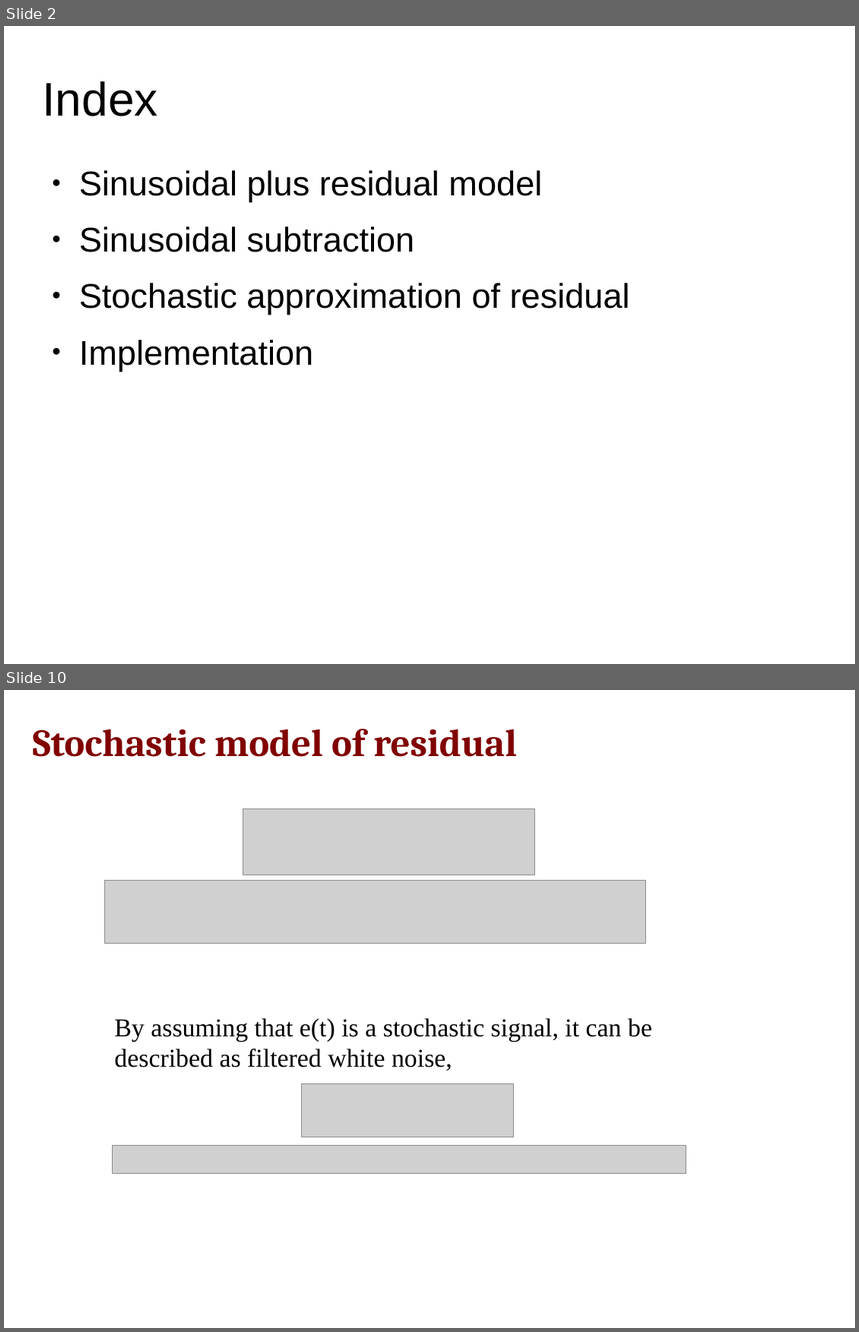
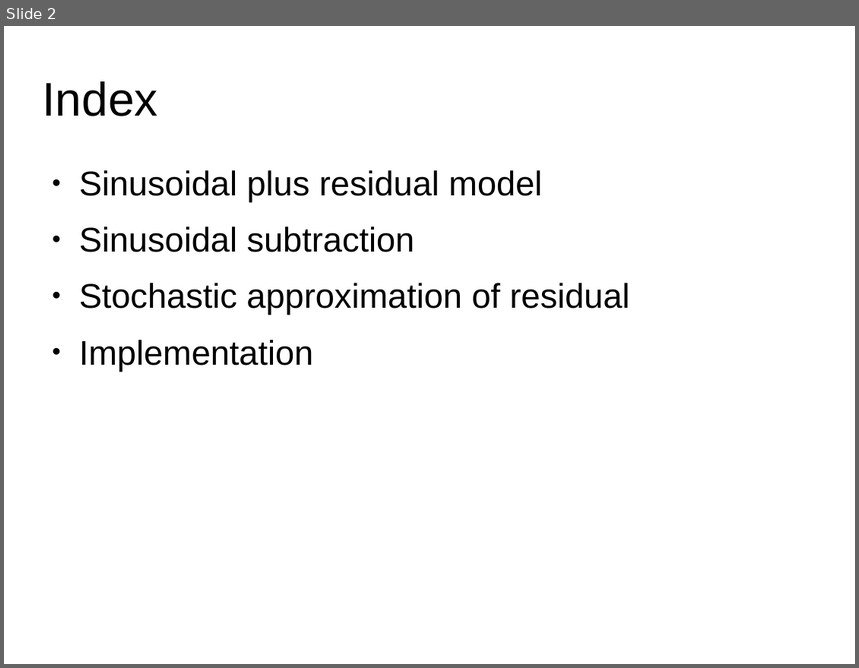
Before and after one commit to MTG/sms-tools, a slide deck: teaching-material/lectures/lect7-Sinusoidal-plus-Residual-model/7-Sinusoidal-plus-Residual-model.odp. Shown one above the other, each under a label of ours: slides 2 and 10 before the commit, slide 2 after it; the slides between them are not shown. The pictures are 859x1332 and 859x668 pixels, drawn with LibreOffice and Linux fonts; fonts in the diff are those of the drawing; grey boxes stand for pictures. Boxes give left, top, right and bottom in pixels: in the first picture for what was removed or moved away, otherwise in the second. Text is boxed around its words. In the diff, an @@ line names an element or a change of style, - is before the commit and + after.

```diff
--- a/teaching-material/lectures/lect7-Sinusoidal-plus-Residual-model/7-Sinusoidal-plus-Residual-model.odp
+++ b/teaching-material/lectures/lect7-Sinusoidal-plus-Residual-model/7-Sinusoidal-plus-Residual-model.odp
@@ slide 10 removed at box(4, 690, 855, 1328), background #FFFFFF @@
@@ title removed at box(33, 729, 517, 757) @@
-Stochastic model of residual
@@ picture removed at box(243, 809, 535, 875) @@
@@ picture removed at box(104, 880, 646, 943) @@
@@ text removed at box(114, 1018, 652, 1071) @@
-By assuming that e(t) is a stochastic signal, it can be described as filtered white noise,
@@ picture removed at box(301, 1084, 514, 1137) @@
@@ picture removed at box(112, 1146, 686, 1173) @@
```
Also in this commit, not shown: 6 slides changed, 9 slides added, 7 other slides removed, 19 other files.
